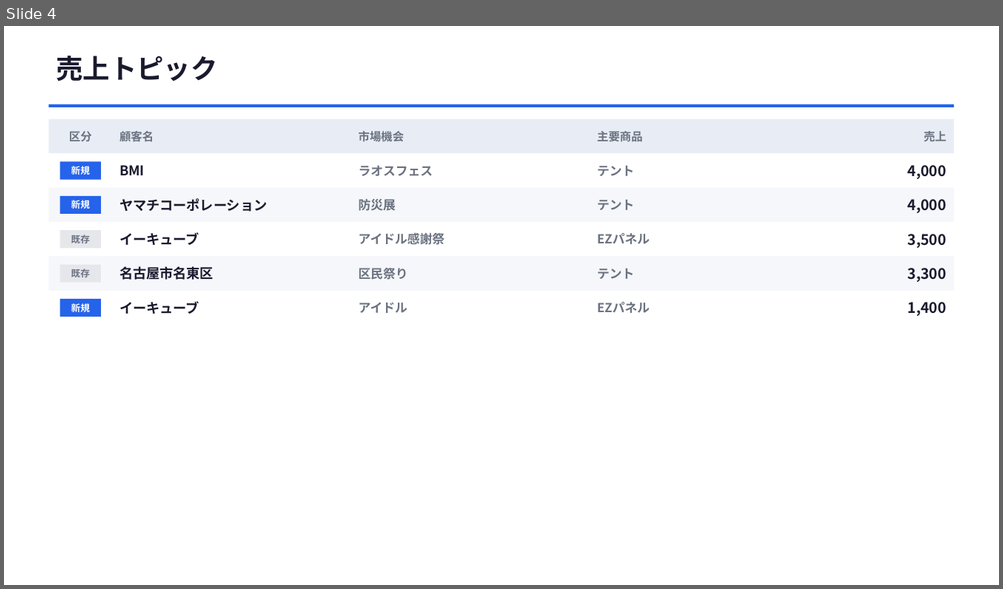
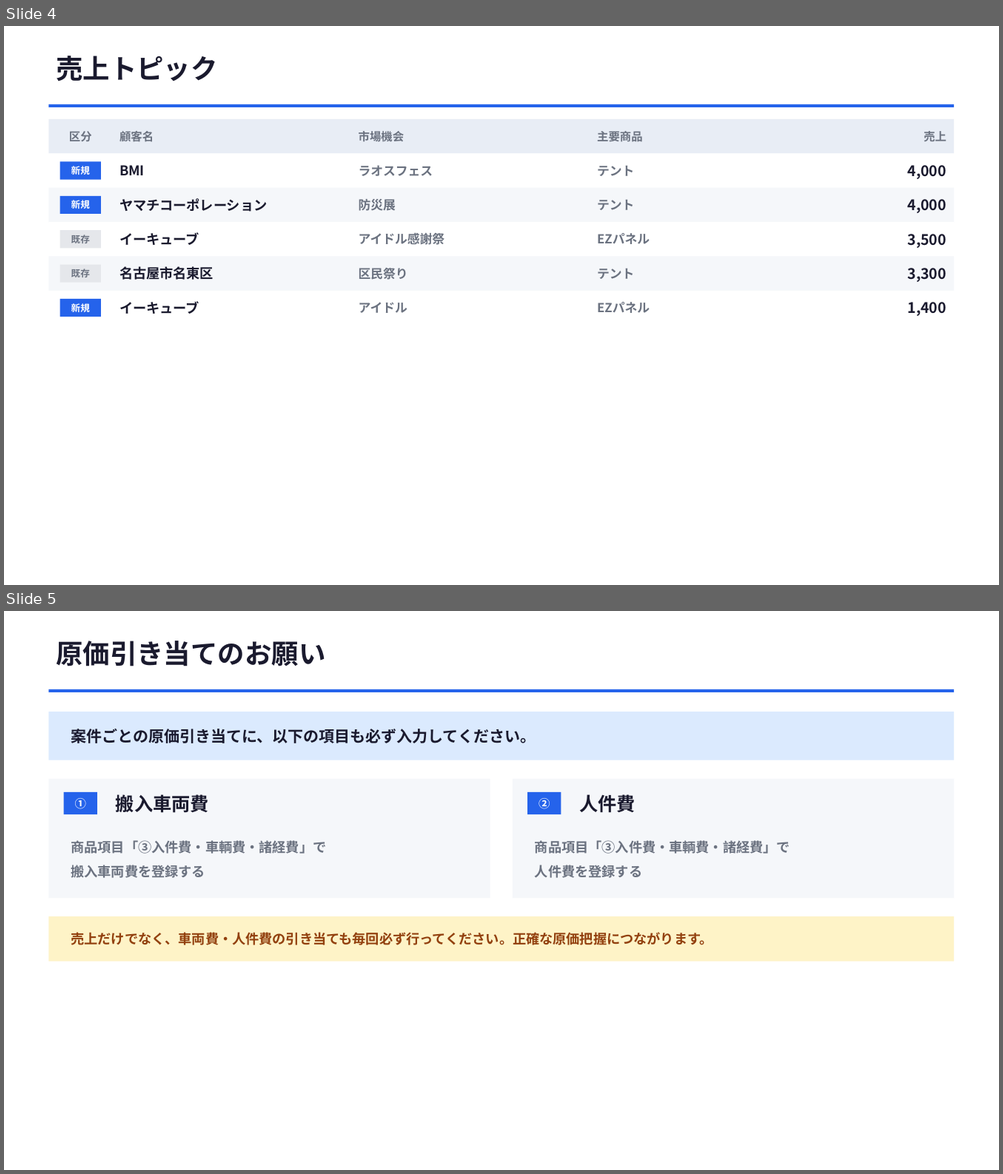
Before and after one commit to horihorihorihorichiz/-, a slide deck: slides/exports/sales-meeting.pptx. Shown one above the other, each under a label of ours: slide 4 before the commit, slides 4 and 5 after it. The pictures are 1003x589 and 1003x1174 pixels, drawn with LibreOffice and Linux fonts; fonts in the diff are those of the drawing. Boxes give left, top, right and bottom in pixels: in the first picture for what was removed or moved away, otherwise in the second. Text is boxed around its words. In the diff, an @@ line names an element or a change of style, - is before the commit and + after.

```diff
--- a/slides/exports/sales-meeting.pptx
+++ b/slides/exports/sales-meeting.pptx
@@ slide 5 added at [4, 611, 999, 1170], background #FFFFFF @@
@@ text added at [56, 641, 325, 667], 26 pt, text #1A1A2E, bold @@
+原価引き当てのお願い
@@ rectangle added at [48, 689, 954, 692], fill #2563EB @@
@@ rectangle added at [48, 712, 954, 760], fill #DBEAFE @@
@@ text added at [71, 729, 536, 743], 15 pt, text #1A1A2E, bold @@
+案件ごとの原価引き当てに、以下の項目も必ず入力してください。
@@ rectangle added at [48, 779, 490, 898], fill #F5F7FA @@
@@ rectangle added at [513, 779, 955, 898], fill #F5F7FA @@
@@ rectangle added at [64, 792, 97, 815], fill #2563EB @@
@@ text added at [75, 798, 86, 809], 11 pt, text #FFFFFF, bold @@
+①
@@ text added at [116, 795, 209, 813], 18 pt, text #1A1A2E, bold @@
+搬入車両費
@@ rectangle added at [527, 792, 560, 815], fill #2563EB @@
@@ text added at [538, 798, 549, 809], 11 pt, text #FFFFFF, bold @@
+②
@@ text added at [579, 795, 635, 813], 18 pt, text #1A1A2E, bold @@
+人件費
@@ text added at [71, 840, 327, 878], 13 pt, text #6B7280, bold @@
+商品項目「③入件費・車輌費・諸経費」で
+搬入車両費を登録する
@@ text added at [535, 840, 790, 878], 13 pt, text #6B7280, bold @@
+商品項目「③入件費・車輌費・諸経費」で
+人件費を登録する
@@ rectangle added at [48, 917, 954, 962], fill #FEF3C7 @@
@@ text added at [71, 932, 713, 945], 13 pt, text #92400E, bold @@
+売上だけでなく、車両費・人件費の引き当ても毎回必ず行ってください。正確な原価把握につながります。
```
Also in this commit, not shown: 1 slide removed, 2 other files.
